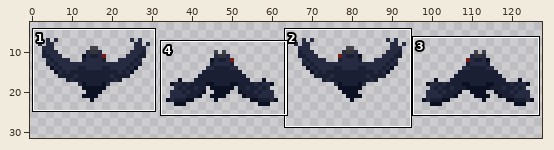
File history of a sprite sheet, images/crowFlap.png. Above, an overview of the earlier version with the close-up marked.
Close-up. Before the commit:
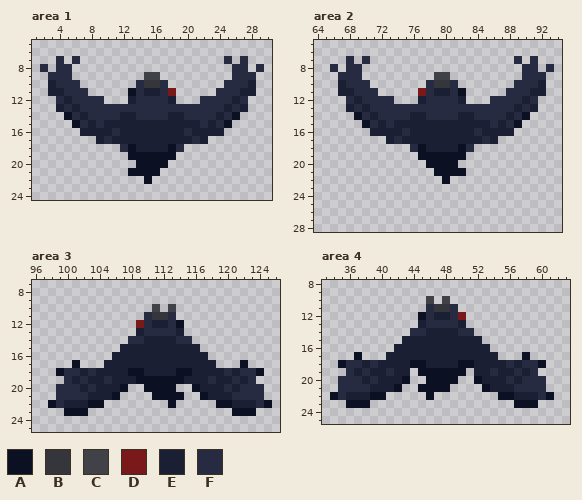
The file is 128x32 pixels. Shown: area 1: x 1..30, y 5..24; area 2: x 64..94, y 5..28; area 3: x 96..126, y 7..25; area 4: x 33..63, y 8..25. The wide view leaves out empty margins.
Palette (. is transparent): A #0c1023  B #35363c  C #414247  D #7a1919  E #1b1f34  F #272b41
Pixels before, area 1, first column x 2:
 7 ..F.F..................F.F..
 8 F.FF....................FF.F
 9 .FFF.........CC.........FFF.
10 .EFFF.......FBBF.......FFFE.
11 .EEFFF.....AFEEFD.....FFFEE.
12 ..FEFFFF...EFFFFE...FFFFEF..
13 ..EFEFFFFFFFFFFFFFFFFFFEFE..
14 ...AFEFFFFEEFFFFEEFFFFEFA...
15 ....AFEFEEEEEEEEEEEEFEFA....
16 .....EEEEFEEEEEEEEFEEEE.....
17 .......EFEEEEEEEEEEFE.......
18 ..........FAEEEEAF..........
19 ...........AAAAAA...........
20 ............AAAA............
21 ...........AAAA.............
22 .............A..............
Pixels before, area 2, first column x 66:
 7 ..F.F..................F.F..
 8 F.FF....................FF.F
 9 .FFF.........CC.........FFF.
10 .EFFF.......FBBF.......FFFE.
11 .EEFFF.....DFEEFA.....FFFEE.
12 ..FEFFFF...EFFFFE...FFFFEF..
13 ..EFEFFFFFFFFFFFFFFFFFFEFE..
14 ...AFEFFFFEEFFFFEEFFFFEFA...
15 ....AFEFEEEEEEEEEEEEFEFA....
16 .....EEEEFEEEEEEEEFEEEE.....
17 .......EFEEEEEEEEEEFE.......
18 ..........FAEEEEAF..........
19 ...........AAAAAA...........
20 ............AAAA............
21 .............AAAA...........
22 ..............A.............
Pixels before, area 3, first column x 98:
10 .............C.C............
11 ............FBBF............
12 ...........DFEEFA...........
13 ...........EFFFFE...........
14 ..........FFEEEEFF..........
15 .........EEEEEEEEEE.........
16 ........EEEEEEEEEEEE........
17 ...A...EEEEEEEEEEEEEE...A...
18 .AFFEFEEEEAAEEEEAAEEEEFEFFA.
19 ..FEFEEFEEEAAAAAAEEEFEEFEF..
20 .FFFEFEEEA..AAAA..AEEEFEFFF.
21 .FFFFEEEA....AAAA..AEEEFFFF.
22 AFEEEAA........A.....AAEEEFA
23 ..AAA..................AAA..
Pixels before, area 4, first column x 34:
10 ............C.C.............
11 ............FBBF............
12 ...........AFEEFD...........
13 ...........EFFFFE...........
14 ..........FFEEEEFF..........
15 .........EEEEEEEEEE.........
16 ........EEEEEEEEEEEE........
17 ...A...EEEEEEEEEEEEEE...A...
18 .AFFEFEEEEAAEEEEAAEEEEFEFFA.
19 ..FEFEEFEE.AAAAAA.EEFEEFEF..
20 .FFFEFEEEA..AAAA..AEEEFEFFF.
21 .FFFFEEEA..AAAA....AEEEFFFF.
22 AFEEEAA.....A........AAEEEFA
23 ..AAA..................AAA..
And afterwards:
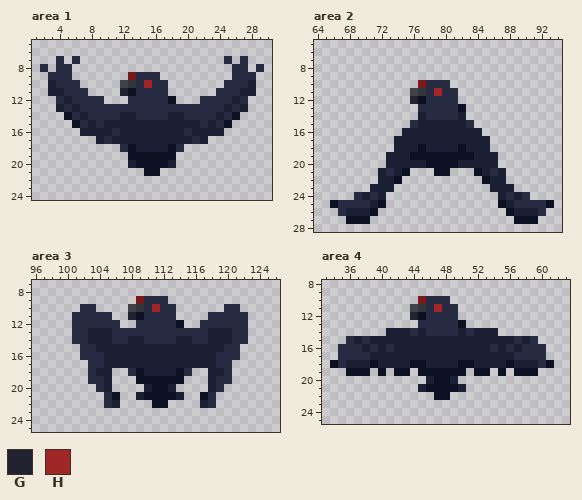
Colours new in this view: G #212430  H #a02727
From old to new:
Changed rows in their new state; - is an unchanged pixel.
Area 1:
first column x 12:
 9 -DFFF--
10 CB-HF--
11 G--FF-.
12 -F----A
first column x 13:
20 E----E
21 ..----
22 --.---
Area 2:
first column x 66:
 7 --.-.------------------.-.--
 8 .-..--------------------..-.
 9 -...---------..---------...-
10 -....------D-FF.-------....-
11 -.....----CB-HF-.-----.....-
12 --......--GA----.---......--
13 --.........-----A.........--
14 ---........------........---
15 ----......F------F......----
16 -----....E--------E....-----
17 -------.E----------E.-------
18 --------EEE------EEE--------
19 -------EEEA------AEEE-------
20 -------EEEEE----EEEEE-------
21 ------EFEA-----..-AEFE------
22 ------EEA-----.----AEE------
23 -----EEE------------EEE-----
24 ---FEFE--------------EFEF---
25 AFFFFEA--------------AEFFFFA
26 -FEEEA----------------AEEEF-
27 --AAA------------------AAA--
Area 3:
first column x 98:
 9 -----------DFFF-------------
10 ----FF----CBFHFF------FF----
11 ---FFFFF--GA-FF-----FFFFF---
12 ---FFFFFF--F-FF----FFFFFF---
13 ---FFEEEFFFF----FFFFEEEFF---
14 ---FFEEEFFEEFFFFEEFFEEEFF---
15 ----FFEEE----------EEEFF----
16 ----FFFE------------EFFF----
17 ---.-FF--------------FF-.---
18 -....---..F------F..---....-
19 --...FFE...------...EFF...--
20 -.....F-..--E--E--..-F.....-
21 -......F---EA---E---F......-
22 .......FE----AA.---EF.......
23 --...------------------...--
Area 4:
first column x 34:
10 -----------DFFF-------------
11 ----------CB-HF-------------
12 ----------G--FF-.-----------
13 -----------F----A-----------
14 -------EEE-EFFFFE-EEE-------
15 --FEFEEEE----------EEEEFEF--
16 -FFFEFEF------------FEFEFFF-
17 -FFFFEE--------------EEFFFF-
18 AFEE-A----------------A-EEFA
19 --AAA.A.AA--------AA.A.AAA--
20 -.........--E--E--.........-
21 -........--E---AE--........-
22 .......-----.AA------.......
23 --...------------------...--
Pixel boxes of the changes (left, top, right, bottom) in both close-ups:
changed: (120, 72, 176, 104)
changed: (128, 160, 176, 184)
changed: (330, 56, 554, 224)
changed: (48, 296, 272, 416)
changed: (330, 296, 554, 408)
